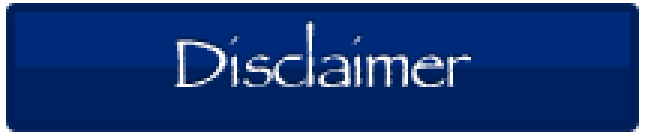
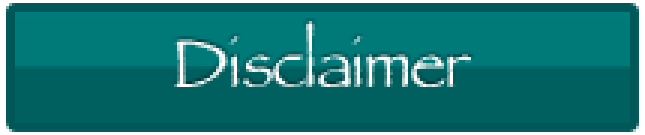
Layered file, before and after one edit (645px x 135px). Changes by layer:
pixels changed over left=6, top=3, right=639, bottom=132 (layer not identified)
